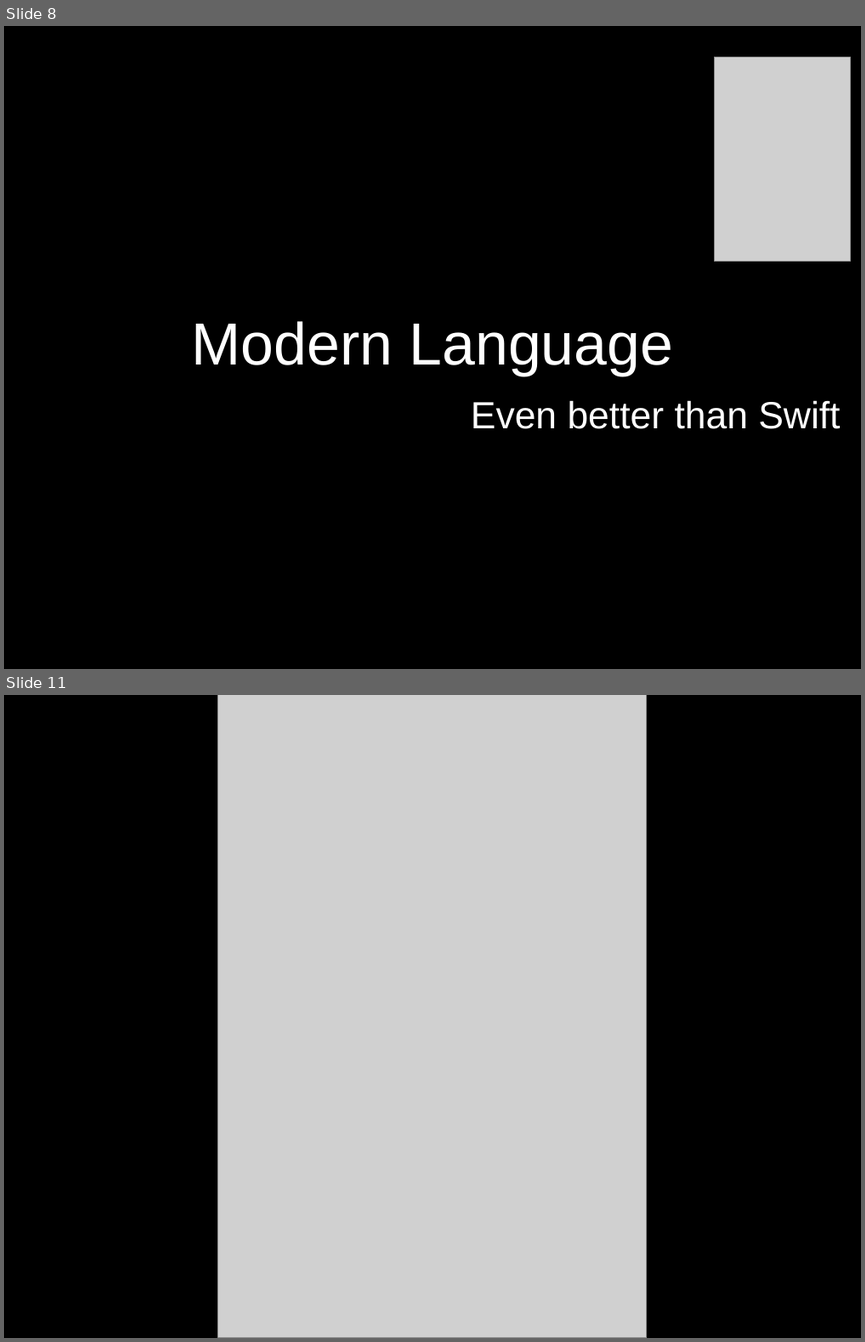
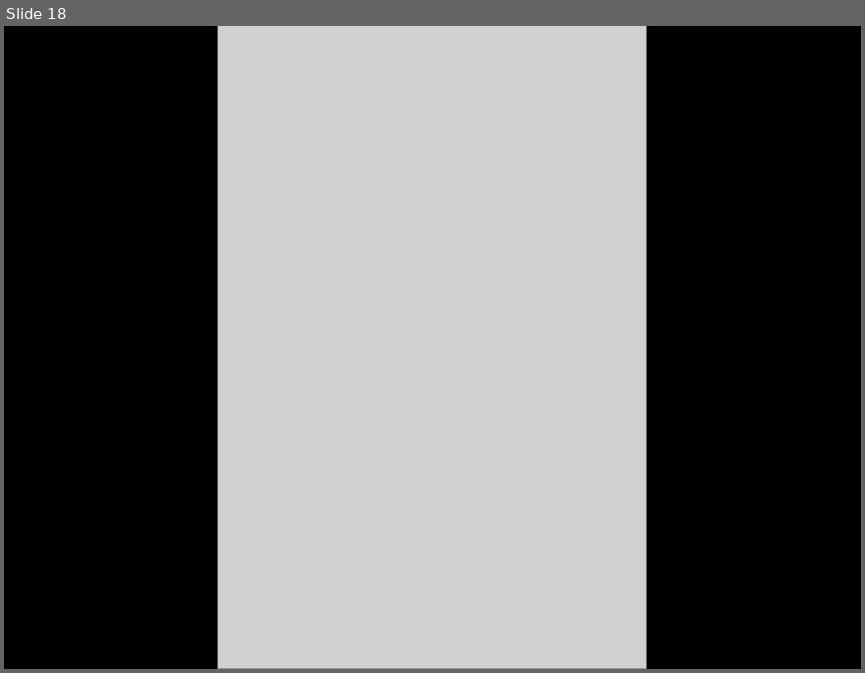
Before and after one commit to dodikk/xamarin-intro-slides, a slide deck: XamarinIntro.odp. Shown one above the other, each under a label of ours: slides 8 and 11 before the commit, slide 18 after it; the slides between them are not shown. The pictures are 865x1342 and 865x673 pixels, drawn with LibreOffice and Linux fonts; fonts in the diff are those of the drawing; grey boxes stand for pictures. Boxes give left, top, right and bottom in pixels: in the first picture for what was removed or moved away, otherwise in the second. Text is boxed around its words. In the diff, an @@ line names an element or a change of style, - is before the commit and + after.

```diff
--- a/XamarinIntro.odp
+++ b/XamarinIntro.odp
@@ slide 8 removed at <box>4,26,861,669</box>, background #000000 @@
@@ picture removed at <box>714,57,850,261</box> @@
@@ text removed at <box>192,321,674,375</box> @@
-Modern Language
@@ text removed at <box>471,400,840,429</box> @@
-Even better than Swift
@@ what was slide 11 is now slide 18 @@
```
Also in this commit, not shown: 19 slides added, 4 other slides removed, 7 other files.
